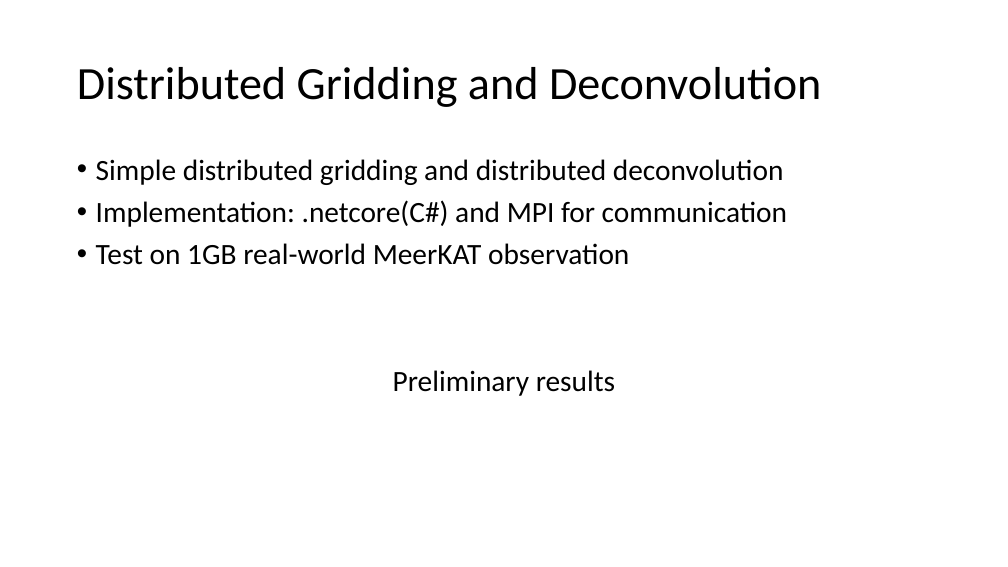
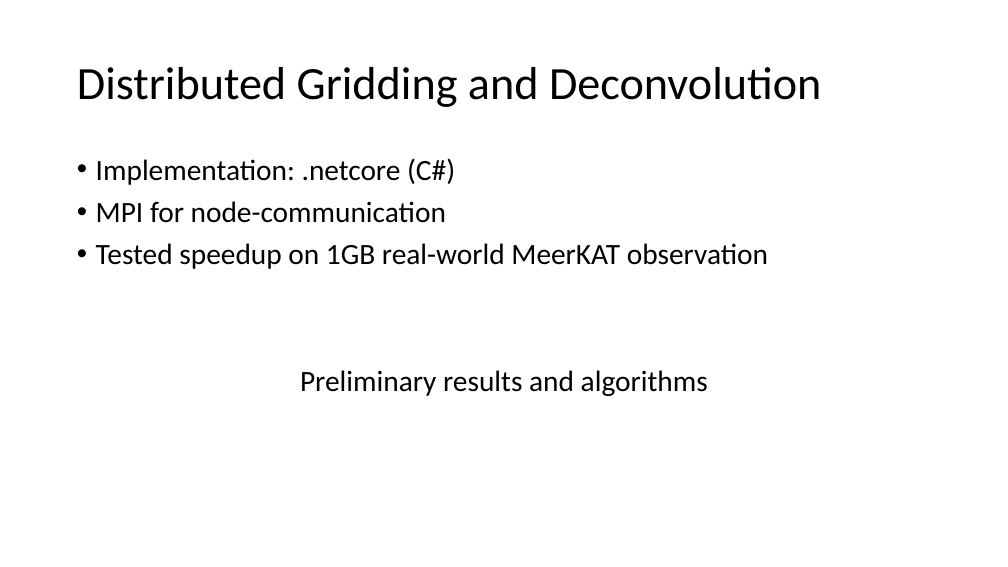
Before and after one commit to lord-blueberry/p9-doc, a slide deck: slide 4 of SKA-Days/pp.pptx. Drawn at 1008x567 pixels with LibreOffice and Linux fonts; fonts in the diff are those of the drawing. Boxes give left, top, right and bottom in pixels: in the first picture for what was removed or moved away, otherwise in the second. Text is boxed around its words. In the diff, an @@ line names an element or a change of style, - is before the commit and + after.

```diff
--- a/SKA-Days/pp.pptx
+++ b/SKA-Days/pp.pptx
@@ text at box(96, 158, 768, 396): text changed @@
-• Simple distributed gridding and distributed deconvolution
-• Implementation: .netcore(C#) and MPI for communication
-• Test on 1GB real-world MeerKAT observation
-Preliminary results
+• Implementation: .netcore (C#)
+• MPI for node-communication
+• Tested speedup on 1GB real-world MeerKAT observation
+Preliminary results and algorithms
```
Also in this commit, not shown: 10 other slides changed, 5 slides added, 2 slides removed, 6 other files.
